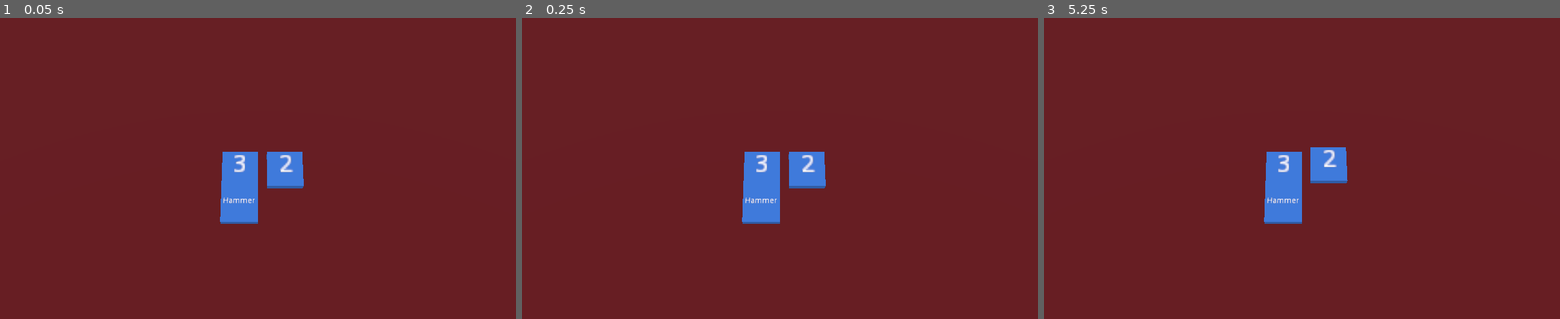
Above: before the commit, frames 1-3 (left to right).
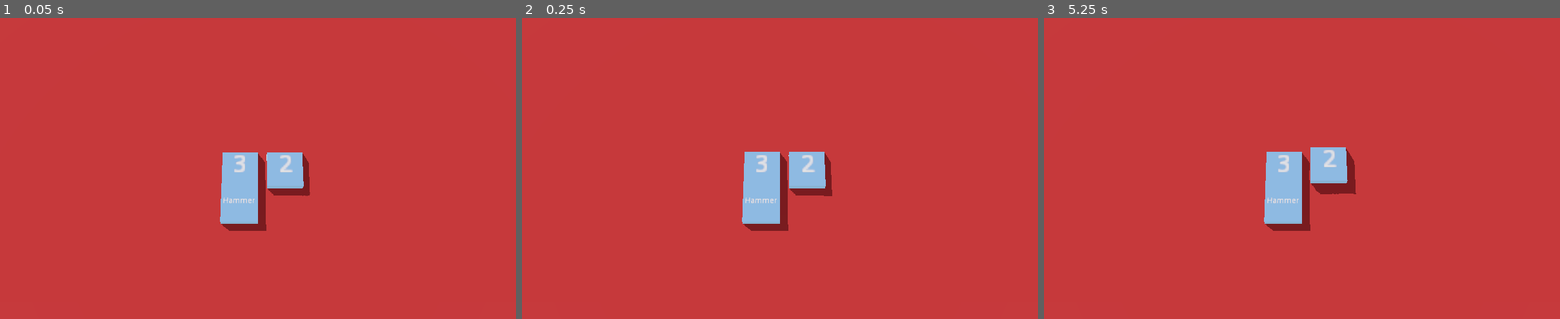
Above: after the commit, the same moments.

Repository: njj-abs/godot-merge-tile
Game: Godot game, scene res://3D/physics/DragAndDrop.tscn
The game is run twice, just before and just after one commit, with the same random seed, the same clock (stepped at 60 frames per second) and the same inputs. This scene is started directly instead of the project's main scene. The engine's default icon, where the game draws it, is replaced by a stand-in: a white triangle on a blue panel in a dark square.
Inputs (mouse positions are in pixels of both pictures, inside the frame that each line leads up to):
- Up to frame 1 (0.05 s): no input
- Up to frame 2 (0.25 s): no input
- Up to frame 3 (5.25 s): tap Enter at 0.5, 2, 3.5 s; move the mouse to (1415, 153) at 0.52 s; click (1415, 153) at 0.67 s; tap Space at 1.25, 2.75, 4.25 s; drag from (1198, 183) to (1276, 228) at 1.27 s; move the mouse to (1353, 102) at 2.02 s; click (1353, 102) at 2.17 s; drag from (1276, 228) to (1147, 123) at 2.77 s; move the mouse to (1456, 213) at 3.52 s; click (1456, 213) at 3.67 s; drag from (1147, 123) to (1224, 93) at 4.27 s; move the mouse to (1327, 168) at 5.02 s; click (1327, 168) at 5.17 s

The runs differ from the first frame. In frame 1, 99% of the frame differs, in the area x 0-100%, y 0-100%; in frame 2, 99%; in frame 3, 99%.

Commit message:
Added the word environment.

Diff:
--- a/3D/physics/DragAndDrop.tscn
+++ b/3D/physics/DragAndDrop.tscn
@@ -1,7 +1,9 @@
-[gd_scene load_steps=8 format=2]
+[gd_scene load_steps=14 format=2]
 
 [ext_resource path="res://3D/physics/DragAndDrop.gd" type="Script" id=1]
+[ext_resource path="res://3D/physics/park.tres" type="PanoramaSky" id=2]
 [ext_resource path="res://3D/physics/Tile.tscn" type="PackedScene" id=3]
+[ext_resource path="res://icon.png" type="Texture" id=4]
 
 [sub_resource type="BoxShape" id=5]
 
@@ -16,6 +18,24 @@
 [sub_resource type="PhysicsMaterial" id=12]
 bounce = 0.5
 
+[sub_resource type="Environment" id=16]
+background_mode = 2
+background_sky = ExtResource( 2 )
+ambient_light_color = Color( 0.5, 0.5, 0.5, 1 )
+ambient_light_sky_contribution = 0.3
+tonemap_mode = 2
+tonemap_exposure = 2.0
+tonemap_white = 16.0
+
+[sub_resource type="CubeMesh" id=13]
+
+[sub_resource type="SpatialMaterial" id=14]
+render_priority = 16
+albedo_texture = ExtResource( 4 )
+uv1_scale = Vector3( 3, 2, 1 )
+
+[sub_resource type="BoxShape" id=17]
+
 [node name="Spatial" type="Spatial"]
 script = ExtResource( 1 )
 
@@ -25,7 +45,7 @@
 current = true
 
 [node name="Tile" parent="." instance=ExtResource( 3 )]
-transform = Transform( 1, 0, 0, 0, 1, 0, 0, 0, 1, 5.28965, 0.1, -3.72262 )
+transform = Transform( 1, 0, 0, 0, 1, 0, 0, 0, 1, 5.29, 2, -3.723 )
 visible = false
 
 [node name="Tile2" parent="." instance=ExtResource( 3 )]
@@ -74,3 +94,24 @@
 [node name="CollisionShape" type="CollisionShape" parent="RightStaticBody"]
 transform = Transform( 13.8877, 0, 0, 0, 1, 0, 0, 0, 1, 0, 0, 0 )
 shape = SubResource( 11 )
+
+[node name="WorldEnvironment" type="WorldEnvironment" parent="."]
+environment = SubResource( 16 )
+
+[node name="DirectionalLight" type="DirectionalLight" parent="WorldEnvironment"]
+transform = Transform( -0.62932, 0.612399, -0.478459, 0, 0.615661, 0.788011, 0.777146, 0.495911, -0.387449, 0, 0, 0 )
+shadow_enabled = true
+shadow_bias = 4.137
+shadow_contact = 5.0
+
+[node name="RigidBody" type="RigidBody" parent="."]
+transform = Transform( 1, 0, 0, 0, 1, 0, 0, 0, 1, 0, 1, 0 )
+visible = false
+
+[node name="MeshInstance" type="MeshInstance" parent="RigidBody"]
+mesh = SubResource( 13 )
+skeleton = NodePath("../..")
+material/0 = SubResource( 14 )
+
+[node name="CollisionShape" type="CollisionShape" parent="RigidBody"]
+shape = SubResource( 17 )
--- /dev/null
+++ b/3D/physics/park.tres
@@ -0,0 +1,6 @@
+[gd_resource type="PanoramaSky" load_steps=2 format=2]
+
+[ext_resource path="res://3D/rooitou_park_1k.hdr" type="Texture" id=1]
+
+[resource]
+panorama = ExtResource( 1 )
Binary file added: 3D/rooitou_park_1k.hdr
